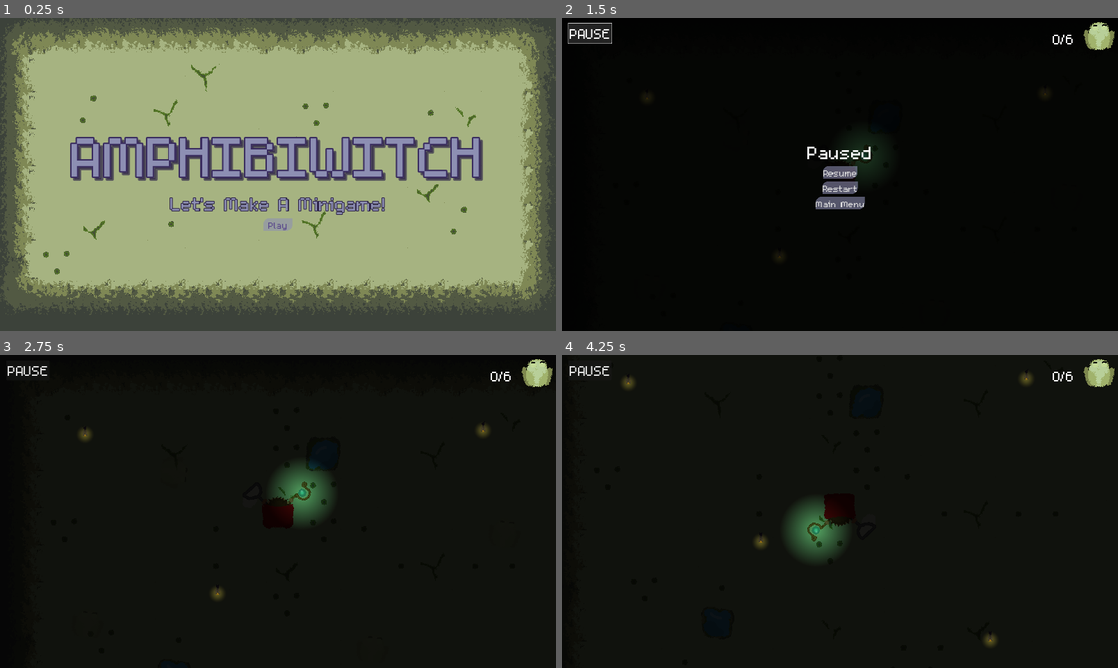
Above: before the commit, frames 1-4 (two rows, left to right).
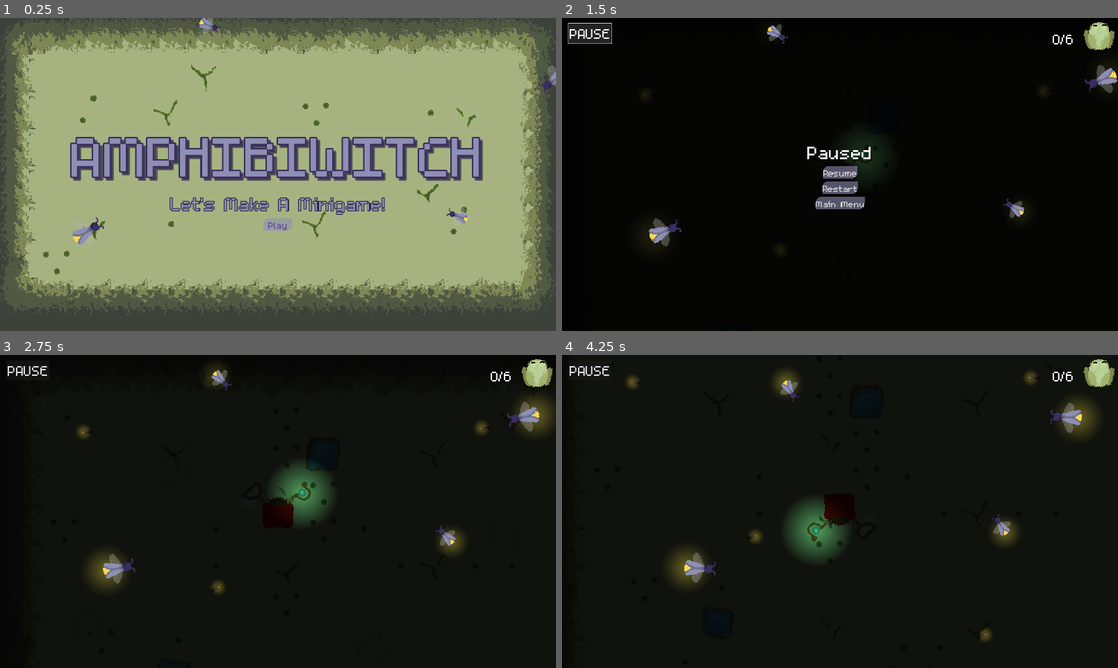
Above: after the commit, the same moments.

Repository: Splashy-Inc/amphibiwitch
Game: Godot game, scene res://SCENES/screen_manager.tscn
Two runs of this game, one before a commit and one after it. Both use one fixed random seed, a clock stepped at 60 frames per second and the inputs below. The engine's default icon, where the game draws it, is replaced by a stand-in: a white triangle on a blue panel in a dark square. Sound files missing from this copy of the repository are replaced by a short silence.
Inputs (mouse positions are in pixels of both pictures, inside the frame that each line leads up to):
- Up to frame 1 (0.25 s): no input
- Up to frame 2 (1.5 s): click "Play" at 0.5 s; click "PAUSE" at 1.25 s
- Up to frame 3 (2.75 s): click "Restart" at 2 s
- Up to frame 4 (4.25 s): tap Enter at 2.75 s; move the mouse to (962, 495) at 2.77 s; hold D (right) 2.78-3.53 s; hold Right mouse button (light) 2.78-3.53 s; click (962, 495) at 2.92 s; move the mouse to (728, 527) at 3.52 s; hold S (down) from 3.53 s (still down); click (728, 527) at 3.6 s

The runs differ from the first frame. In frame 1, 0.5% of the frame differs, in the area x 13-100%, y 0-73%; in frame 2, 0.8%; in frame 3, 1.9%; in frame 4, 2.2%, in the area x 10-97%, y 5-94%.

Commit message:
Fireflies

Diff:
--- a/SCENES/GUI/main_menu.tscn
+++ b/SCENES/GUI/main_menu.tscn
@@ -1,9 +1,10 @@
-[gd_scene load_steps=6 format=3 uid="uid://k7ghjsy8g1k0"]
+[gd_scene load_steps=7 format=3 uid="uid://k7ghjsy8g1k0"]
 
 [ext_resource type="Script" path="res://SCRIPTS/main_menu.gd" id="1_vkagb"]
 [ext_resource type="StyleBox" uid="uid://1mss4twkxib3" path="res://button_box.tres" id="2_y3ir5"]
 [ext_resource type="FontFile" uid="uid://di1ynwh6doxnf" path="res://ASSETS/Font/m5x7.ttf" id="3_mnfv6"]
 [ext_resource type="PackedScene" uid="uid://b7600w3ihvnlg" path="res://SCENES/MainMenu_tilemap_background.tscn" id="3_npyma"]
+[ext_resource type="PackedScene" uid="uid://dtrxpwxa5y3r" path="res://SCENES/firefly.tscn" id="5_wju8h"]
 
 [sub_resource type="LabelSettings" id="LabelSettings_nqa2c"]
 font = ExtResource("3_mnfv6")
@@ -87,6 +88,35 @@
 theme_override_styles/normal = ExtResource("2_y3ir5")
 text = "Quit"
 
+[node name="Fireflies" type="Node" parent="."]
+
+[node name="Firefly" parent="Fireflies" instance=ExtResource("5_wju8h")]
+position = Vector2(290, 735)
+scale = Vector2(1.5, 1.5)
+
+[node name="Firefly6" parent="Fireflies" instance=ExtResource("5_wju8h")]
+position = Vector2(-331, 126)
+rotation = 0.832522
+scale = Vector2(1.5, 1.5)
+
+[node name="Firefly2" parent="Fireflies" instance=ExtResource("5_wju8h")]
+position = Vector2(1926, 217)
+scale = Vector2(-1.5, -1.5)
+
+[node name="Firefly5" parent="Fireflies" instance=ExtResource("5_wju8h")]
+position = Vector2(2509, 578)
+scale = Vector2(-1.5, -1.5)
+
+[node name="Firefly3" parent="Fireflies" instance=ExtResource("5_wju8h")]
+position = Vector2(720, 18.0001)
+rotation = -1.69297
+scale = Vector2(-1, -1)
+
+[node name="Firefly4" parent="Fireflies" instance=ExtResource("5_wju8h")]
+position = Vector2(1583, 691)
+rotation = -1.69297
+scale = Vector2(1, 1)
+
 [connection signal="pressed" from="MenuContent/MenuButtons/PlayButton" to="." method="_on_play_button_pressed"]
 [connection signal="pressed" from="MenuContent/MenuButtons/ControlsButton" to="." method="_on_controls_button_pressed"]
 [connection signal="pressed" from="MenuContent/MenuButtons/QuitButton" to="." method="_on_quit_button_pressed"]
--- a/SCENES/firefly.tscn
+++ b/SCENES/firefly.tscn
@@ -40,29 +40,79 @@
 [sub_resource type="CircleShape2D" id="CircleShape2D_1ii0q"]
 radius = 48.0
 
+[sub_resource type="Animation" id="Animation_xk8ja"]
+resource_name = "new_animation"
+length = 40.0
+step = 5.0
+tracks/0/type = "value"
+tracks/0/imported = false
+tracks/0/enabled = true
+tracks/0/path = NodePath("Node2D:position")
+tracks/0/interp = 1
+tracks/0/loop_wrap = true
+tracks/0/keys = {
+"times": PackedFloat32Array(0, 10, 20, 30, 40),
+"transitions": PackedFloat32Array(1, 1, 1, 1, 1),
+"update": 0,
+"values": [Vector2(0, 0), Vector2(262, -131), Vector2(545, 0), Vector2(262, 131), Vector2(0, 0)]
+}
+tracks/1/type = "value"
+tracks/1/imported = false
+tracks/1/enabled = true
+tracks/1/path = NodePath("Node2D:rotation")
+tracks/1/interp = 1
+tracks/1/loop_wrap = true
+tracks/1/keys = {
+"times": PackedFloat32Array(0, 10, 20, 30, 40),
+"transitions": PackedFloat32Array(1, 1, 1, 1, 1),
+"update": 0,
+"values": [0.466003, 2.04902, 3.91128, 5.2133, 0.466003]
+}
+
+[sub_resource type="Animation" id="Animation_ppjr4"]
+length = 0.001
+
+[sub_resource type="AnimationLibrary" id="AnimationLibrary_v1jxe"]
+_data = {
+"RESET": SubResource("Animation_ppjr4"),
+"new_animation": SubResource("Animation_xk8ja")
+}
+
 [node name="Firefly" type="Node2D"]
 z_index = 2
+rotation = 0.466003
 scale = Vector2(0.5, 0.5)
 script = ExtResource("1_5j5rq")
 
-[node name="AnimatedSprite2D" type="AnimatedSprite2D" parent="."]
+[node name="Node2D" type="Node2D" parent="."]
+position = Vector2(112.093, -56.0465)
+rotation = 1.14327
+
+[node name="AnimatedSprite2D" type="AnimatedSprite2D" parent="Node2D"]
 sprite_frames = SubResource("SpriteFrames_dg7is")
 autoplay = "default"
 frame_progress = 0.598393
 
-[node name="PointLight2D" type="PointLight2D" parent="."]
+[node name="PointLight2D" type="PointLight2D" parent="Node2D"]
 position = Vector2(0, 29)
 color = Color(0.980392, 0.835294, 0.329412, 1)
 energy = 0.5
 texture = SubResource("GradientTexture2D_rrrod")
 
-[node name="Area2D" type="Area2D" parent="."]
+[node name="Area2D" type="Area2D" parent="Node2D"]
 position = Vector2(0, 29)
 collision_layer = 0
 collision_mask = 4
 
-[node name="CollisionShape2D" type="CollisionShape2D" parent="Area2D"]
+[node name="CollisionShape2D" type="CollisionShape2D" parent="Node2D/Area2D"]
 shape = SubResource("CircleShape2D_1ii0q")
 
-[connection signal="body_entered" from="Area2D" to="." method="_on_area_2d_body_entered"]
-[connection signal="body_exited" from="Area2D" to="." method="_on_area_2d_body_exited"]
+[node name="AnimationPlayer" type="AnimationPlayer" parent="Node2D"]
+root_node = NodePath("../..")
+libraries = {
+"": SubResource("AnimationLibrary_v1jxe")
+}
+autoplay = "new_animation"
+
+[connection signal="body_entered" from="Node2D/Area2D" to="." method="_on_area_2d_body_entered"]
+[connection signal="body_exited" from="Node2D/Area2D" to="." method="_on_area_2d_body_exited"]
--- a/SCENES/playground.tscn
+++ b/SCENES/playground.tscn
@@ -70,9 +70,11 @@
 
 [node name="Firefly" parent="Fireflies" instance=ExtResource("5_svg8i")]
 position = Vector2(267, 244)
+rotation = 0.928515
 
 [node name="Firefly2" parent="Fireflies" instance=ExtResource("5_svg8i")]
 position = Vector2(724, 793)
+scale = Vector2(-0.5, -0.5)
 
 [node name="Firefly3" parent="Fireflies" instance=ExtResource("5_svg8i")]
 position = Vector2(394, 1803)
@@ -82,15 +84,19 @@
 
 [node name="Firefly5" parent="Fireflies" instance=ExtResource("5_svg8i")]
 position = Vector2(1517, 1132)
+scale = Vector2(-0.5, -0.5)
 
 [node name="Firefly6" parent="Fireflies" instance=ExtResource("5_svg8i")]
 position = Vector2(1641, 230)
+rotation = 0.851721
 
 [node name="Firefly7" parent="Fireflies" instance=ExtResource("5_svg8i")]
 position = Vector2(2260, 1757)
+scale = Vector2(-0.5, -0.5)
 
 [node name="Firefly8" parent="Fireflies" instance=ExtResource("5_svg8i")]
 position = Vector2(2210, 793)
+rotation = -0.459022
 
 [node name="MobileControls" parent="." instance=ExtResource("7_uhrci")]
 
Not shown: 1 places in SCENES/firefly.tscn that only renumber resources
Not shown: 1 places in SCENES/playground.tscn that only renumber resources
